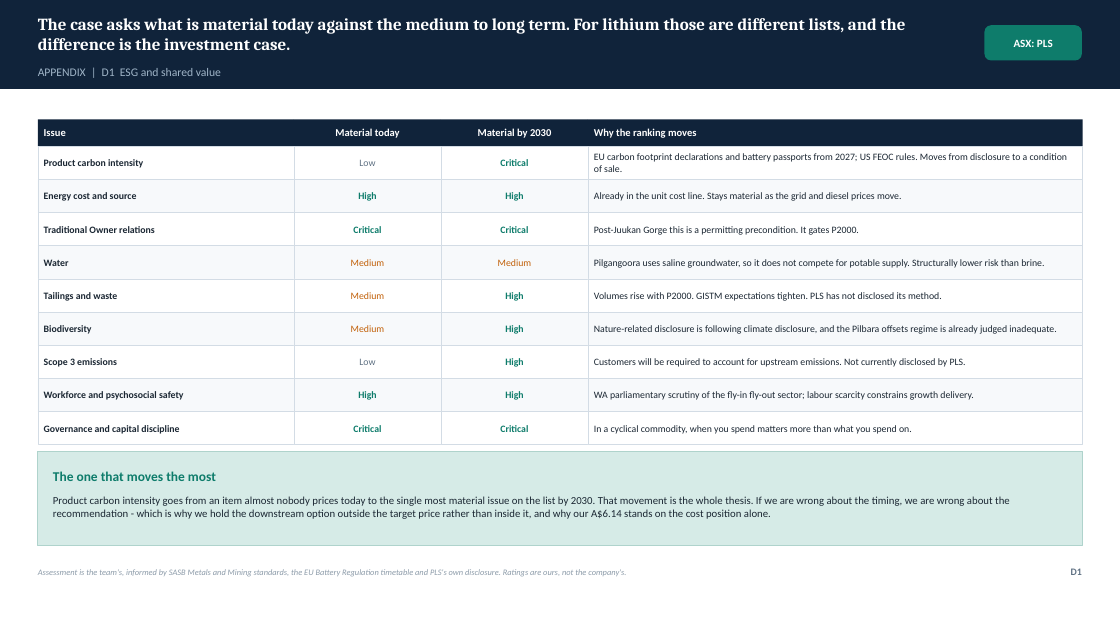
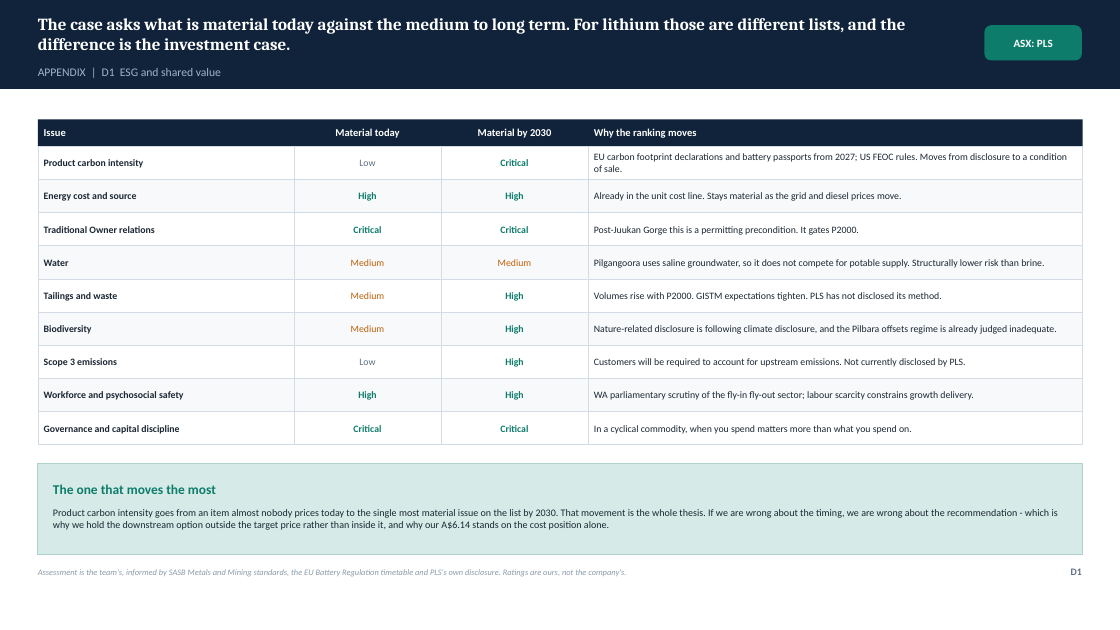
Before and after one commit to SportsSwap/for-claude, a slide deck: slide 49 of deck/PLS_Group_FMAA_2026.pptx. Drawn at 1120x630 pixels with LibreOffice and Linux fonts; fonts in the diff are those of the drawing. Boxes give left, top, right and bottom in pixels: in the first picture for what was removed or moved away, otherwise in the second. Text is boxed around its words. In the diff, an @@ line names an element or a change of style, - is before the commit and + after.

```diff
--- a/deck/PLS_Group_FMAA_2026.pptx
+++ b/deck/PLS_Group_FMAA_2026.pptx
@@ rectangle moved from (x1=38, y1=451, x2=1083, y2=545) to (x1=38, y1=464, x2=1083, y2=555) @@
@@ text "The one that moves the ..." moved from (x1=53, y1=471, x2=216, y2=481) to (x1=53, y1=484, x2=216, y2=494) @@
@@ text "Product carbon intensity goes from ..." moved from (x1=53, y1=496, x2=1010, y2=519) to (x1=53, y1=509, x2=1058, y2=530) @@
@@ text "Product carbon intensity goes from ..." at (x1=53, y1=509, x2=1058, y2=530): size 9.2 to 8.6 pt @@
```
Also in this commit, not shown: 10 other slides changed, 13 other files.
